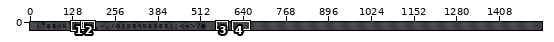
File history of a pixel-art file, assets/simplefont.aseprite. The picture above shows the old version from afar; the outline marks the close-up.
Close-up. First the earlier version:
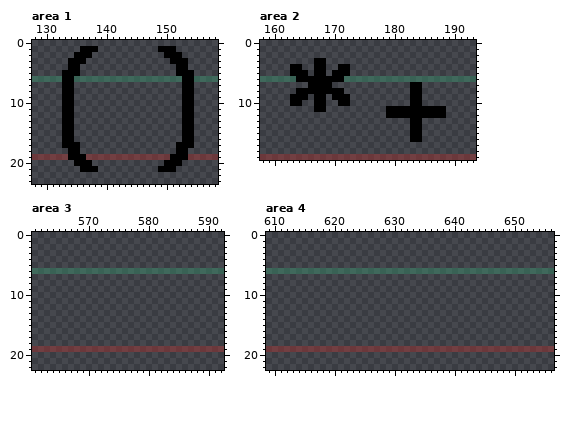
1536x24 pixels, 1 frame. Shown: area 1: x 128..158, y 0..23; area 2: x 158..193, y 0..19; area 3: x 561..592, y 0..22; area 4: x 609..656, y 0..22. The commit also changed other parts of the picture, which this record leaves out.
After:
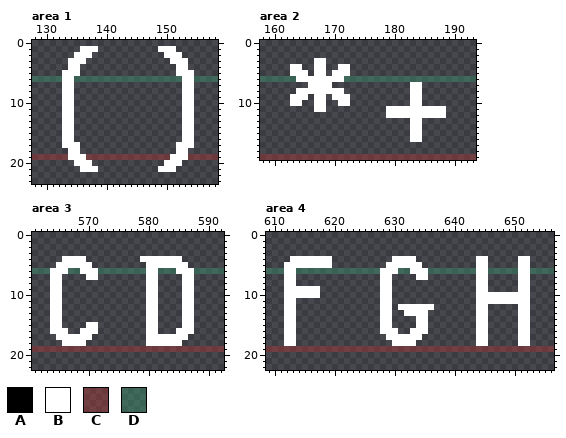
Palette (. is transparent): A #000000  B #ffffff  C #ac32326e  D #37946e6e
The edit:
Area 1, layer "Layer 2":
y 1: x 136..138 AAA -> BBB; x 149..151 AAA -> BBB
y 2: x 135..137 AAA -> BBB; x 150..152 AAA -> BBB
y 3: x 134..136 AAA -> BBB; x 151..153 AAA -> BBB
y 4: x 134..135 AA -> BB; x 152..153 AA -> BB
y 5: x 133..135 AAA -> BBB; x 152..154 AAA -> BBB
y 6..16: x 133..134 AA -> BB; x 153..154 AA -> BB
y 17: x 133..135 AAA -> BBB; x 152..154 AAA -> BBB
y 18: x 134..135 AA -> BB; x 152..153 AA -> BB
y 19: x 134..136 AAA -> BBB; x 151..153 AAA -> BBB
y 20: x 135..137 AAA -> BBB; x 150..152 AAA -> BBB
y 21: x 136..138 AAA -> BBB; x 149..151 AAA -> BBB
Area 2, layer "Layer 2":
y 3: x 167..168 AA -> BB
y 4: x 163..164 AA -> BB; x 167..168 AA -> BB; x 171..172 AA -> BB
y 5: x 163..165 AAA -> BBB; x 167..168 AA -> BB; x 170..172 AAA -> BBB
y 6: x 164..171 AAAAAAAA -> BBBBBBBB
y 7: x 166..169 AAAA -> BBBB; x 183..184 AA -> BB
y 8: x 164..171 AAAAAAAA -> BBBBBBBB; x 183..184 AA -> BB
y 9: x 163..165 AAA -> BBB; x 167..168 AA -> BB; x 170..172 AAA -> BBB; x 183..184 AA -> BB
y 10: x 163..164 AA -> BB; x 167..168 AA -> BB; x 171..172 AA -> BB; x 183..184 AA -> BB
y 11: x 167..168 AA -> BB; x 179..188 AAAAAAAAAA -> BBBBBBBBBB
y 12: x 179..188 AAAAAAAAAA -> BBBBBBBBBB
y 13..16: x 183..184 AA -> BB
Area 3, layer "Layer 2":
y 4: x 566..569 .... -> BBBB; x 579..585 ....... -> BBBBBBB
y 5: x 565..570 ...... -> BBBBBB; x 580..586 ....... -> BBBBBBB
y 6: x 564..566 DDD -> BBB; x 569..571 DDD -> BBB; x 580..581 DD -> BB; x 585..587 DDD -> BBB
y 7: x 564..565 .. -> BB; x 570..571 .. -> BB; x 580..581 .. -> BB; x 586..587 .. -> BB
y 8..14: x 564..565 .. -> BB; x 580..581 .. -> BB; x 586..587 .. -> BB
y 15: x 564..565 .. -> BB; x 570..571 .. -> BB; x 580..581 .. -> BB; x 586..587 .. -> BB
y 16: x 564..566 ... -> BBB; x 569..571 ... -> BBB; x 580..581 .. -> BB; x 585..587 ... -> BBB
y 17: x 565..570 ...... -> BBBBBB; x 580..586 ....... -> BBBBBBB
y 18: x 566..569 .... -> BBBB; x 580..585 ...... -> BBBBBB
Area 4, layer "Layer 2":
y 4: x 613..619 ....... -> BBBBBBB; x 630..633 .... -> BBBB; x 644..645 .. -> BB; x 651..652 .. -> BB
y 5: x 612..619 ........ -> BBBBBBBB; x 629..634 ...... -> BBBBBB; x 644..645 .. -> BB; x 651..652 .. -> BB
y 6: x 612..613 DD -> BB; x 628..630 DDD -> BBB; x 633..635 DDD -> BBB; x 644..645 DD -> BB; x 651..652 DD -> BB
y 7: x 612..613 .. -> BB; x 628..629 .. -> BB; x 634..635 .. -> BB; x 644..645 .. -> BB; x 651..652 .. -> BB
y 8: x 612..613 .. -> BB; x 628..629 .. -> BB; x 644..645 .. -> BB; x 651..652 .. -> BB
y 9: x 612..617 ...... -> BBBBBB; x 628..629 .. -> BB; x 644..645 .. -> BB; x 651..652 .. -> BB
y 10: x 612..617 ...... -> BBBBBB; x 628..629 .. -> BB; x 644..652 ......... -> BBBBBBBBB
y 11: x 612..613 .. -> BB; x 628..629 .. -> BB; x 644..652 ......... -> BBBBBBBBB
y 12: x 612..613 .. -> BB; x 628..629 .. -> BB; x 631..636 ...... -> BBBBBB; x 644..645 .. -> BB; x 651..652 .. -> BB
y 13: x 612..613 .. -> BB; x 628..629 .. -> BB; x 632..635 .... -> BBBB; x 644..645 .. -> BB; x 651..652 .. -> BB
y 14..15: x 612..613 .. -> BB; x 628..629 .. -> BB; x 634..635 .. -> BB; x 644..645 .. -> BB; x 651..652 .. -> BB
y 16: x 612..613 .. -> BB; x 628..630 ... -> BBB; x 633..635 ... -> BBB; x 644..645 .. -> BB; x 651..652 .. -> BB
y 17: x 612..613 .. -> BB; x 629..634 ...... -> BBBBBB; x 644..645 .. -> BB; x 651..652 .. -> BB
y 18: x 612..613 .. -> BB; x 630..633 .... -> BBBB; x 644..645 .. -> BB; x 651..652 .. -> BB
